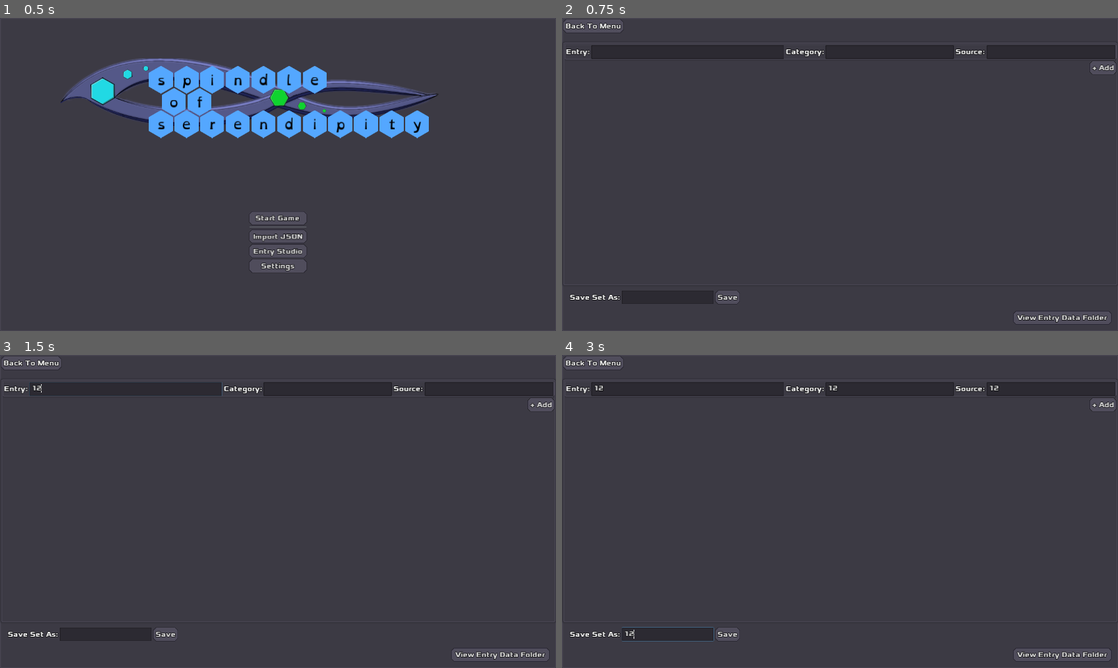
Above: before the commit, frames 1-4 (two rows, left to right).
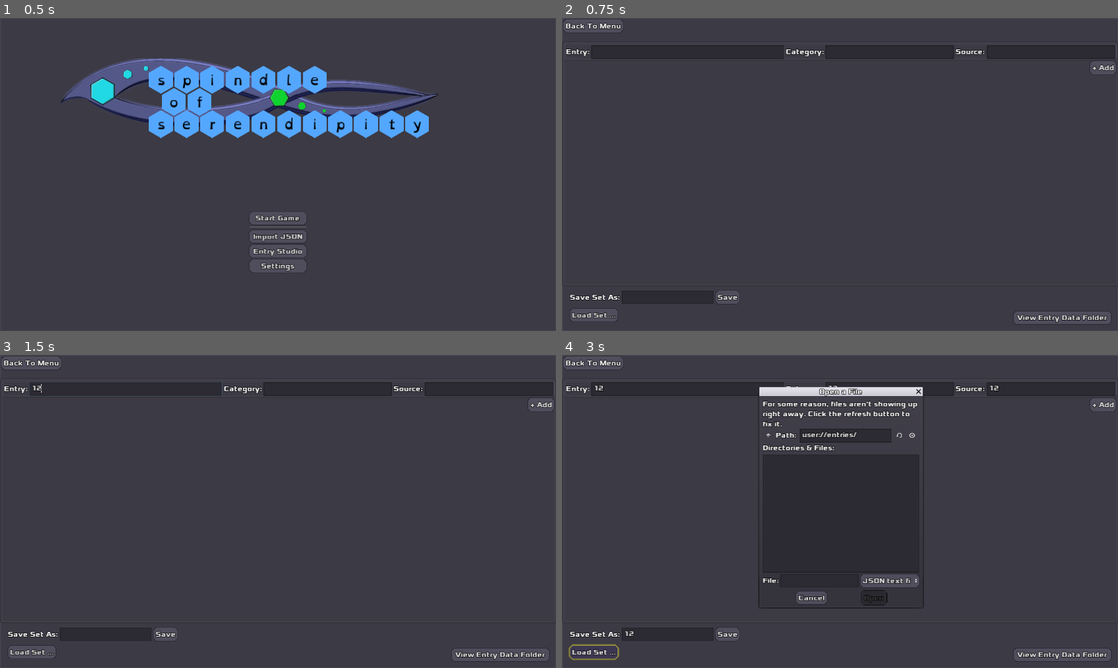
Above: after the commit, the same moments.

Repository: zacryol/spindle-of-serendipity
Game: Godot game, scene res://game/menus/MainMenu.tscn
Two runs of this game, one before a commit and one after it. Both use one fixed random seed, a clock stepped at 60 frames per second and the inputs below.
Inputs (mouse positions are in pixels of both pictures, inside the frame that each line leads up to):
- Up to frame 1 (0.5 s): no input
- Up to frame 2 (0.75 s): click "Entry Studio" at 0.5 s
- Up to frame 3 (1.5 s): click (127, 389) at 1.27 s; type "12" at 1.35 s
- Up to frame 4 (3 s): click (890, 389) at 1.5 s; type "12" at 1.58 s; click (1051, 389) at 1.73 s; type "12" at 1.82 s; click (667, 633) at 2.02 s; type "12" at 2.1 s; click (595, 652) at 2.75 s, where only the run after the commit has a clickable "Load Set ..."

Frame 1 is identical in both runs. In frame 2, less than 0.1% of the frame differs, in the area x 1-10%, y 94-96%; in frame 3, less than 0.1%; in frame 4, 2.7%, in the area x 1-65%, y 10-98%.

Commit message:
adding option load entry files

Diff:
--- a/godot/game/menus/EntryStudio.gd
+++ b/godot/game/menus/EntryStudio.gd
@@ -8,6 +8,7 @@
 onready var save_name := $PC/VBox/Control2/SaveBit/LineEdit as LineEdit
 onready var save_button := $PC/VBox/Control2/SaveBit/SaveButton as Button
 onready var save_confirm := $AcceptDialog as AcceptDialog
+onready var load_dialog := $FileDialog as FileDialog
 
 func _ready() -> void:
 	add_item()
@@ -99,3 +100,9 @@
 
 func _on_AcceptDialog_hide() -> void:
 	save_button.disabled = false
+
+
+func _on_LoadButton_pressed() -> void:
+	load_dialog.current_path = GlobalVars.ENTRIES_SAVE
+	load_dialog.current_dir = GlobalVars.ENTRIES_SAVE
+	load_dialog.show()
--- a/godot/game/menus/EntryStudio.tscn
+++ b/godot/game/menus/EntryStudio.tscn
@@ -115,6 +115,18 @@
 margin_bottom = 31.0
 text = "Save"
 
+[node name="LoadButton" type="Button" parent="PC/VBox/Control2"]
+anchor_top = 1.0
+anchor_bottom = 1.0
+margin_left = 15.0
+margin_top = -50.0
+margin_right = 25.0
+margin_bottom = -19.0
+text = "Load Set ..."
+__meta__ = {
+"_edit_use_anchors_": false
+}
+
 [node name="AcceptDialog" type="AcceptDialog" parent="."]
 anchor_left = 0.5
 anchor_top = 0.5
@@ -126,9 +138,31 @@
 margin_bottom = 38.0
 grow_horizontal = 2
 grow_vertical = 2
+
+[node name="FileDialog" type="FileDialog" parent="."]
+anchor_left = 0.5
+anchor_top = 0.5
+anchor_right = 0.5
+anchor_bottom = 0.5
+margin_left = -186.0
+margin_top = -266.0
+margin_right = 191.0
+margin_bottom = 221.0
+window_title = "Open a File"
+dialog_text = "For some reason, files aren't showing up right away. Click the refresh button to fix it."
+dialog_autowrap = true
+mode = 0
+access = 1
+filters = PoolStringArray( "*.json ; JSON text file" )
+current_dir = "user://entries"
+current_path = "user://entries/"
+__meta__ = {
+"_edit_use_anchors_": false
+}
 [connection signal="pressed" from="PC/VBox/Control/MenuButton" to="." method="_on_MenuButton_pressed"]
 [connection signal="pressed" from="PC/VBox/Main/Scroll/VBox/AddButton" to="." method="_on_AddButton_pressed"]
 [connection signal="pressed" from="PC/VBox/Control2/FolderButton" to="." method="_on_FolderButton_pressed"]
 [connection signal="pressed" from="PC/VBox/Control2/SaveBit/SaveButton" to="." method="_on_SaveButton_pressed"]
+[connection signal="pressed" from="PC/VBox/Control2/LoadButton" to="." method="_on_LoadButton_pressed"]
 [connection signal="custom_action" from="AcceptDialog" to="." method="_on_AcceptDialog_custom_action"]
 [connection signal="hide" from="AcceptDialog" to="." method="_on_AcceptDialog_hide"]
